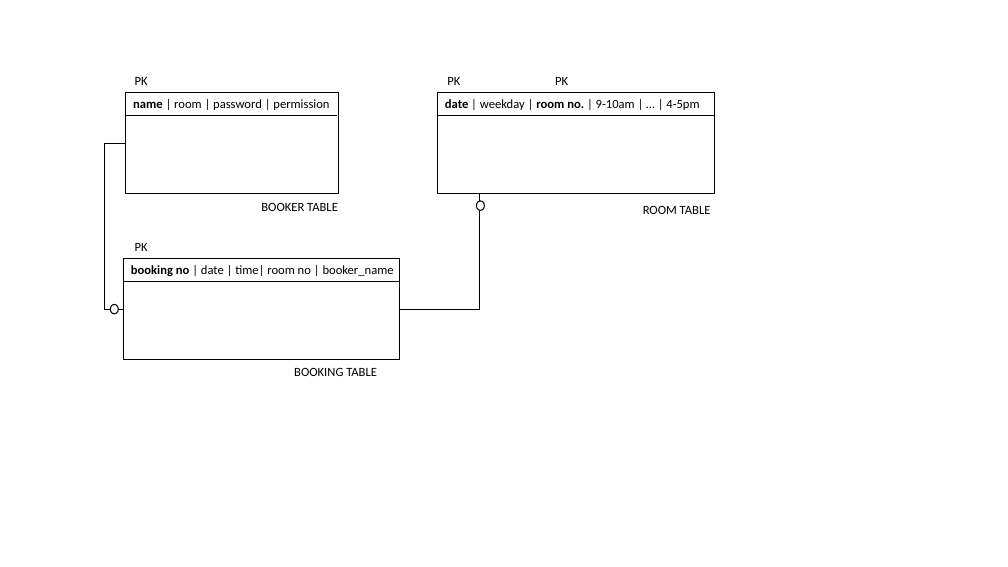
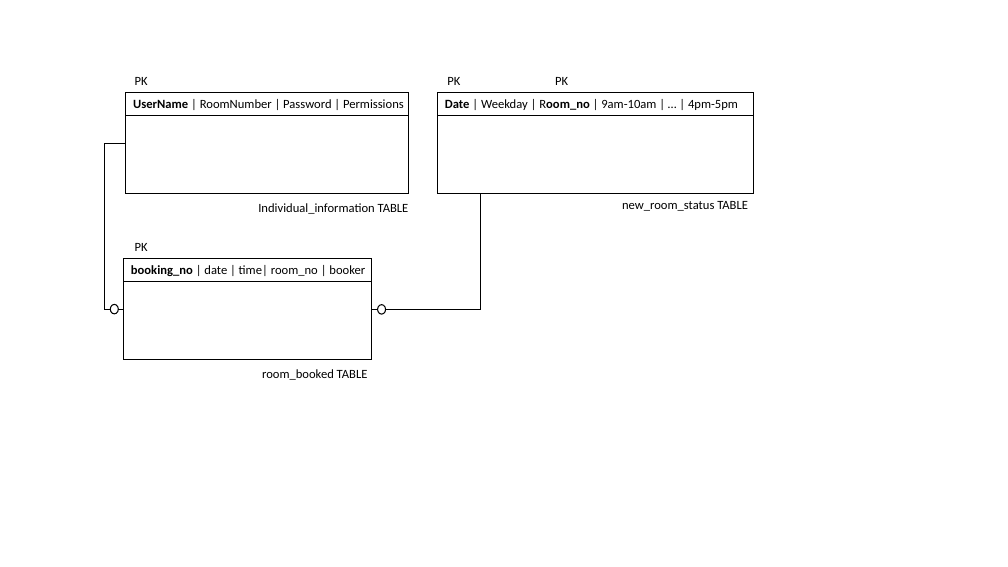
Before and after one commit to n8thangreen/Polished-Fribble, a slide deck: slide 1 of new_ng/polished-fribble.pptx. Drawn at 1008x567 pixels with LibreOffice and Linux fonts; fonts in the diff are those of the drawing. Boxes give left, top, right and bottom in pixels: in the first picture for what was removed or moved away, otherwise in the second. Text is boxed around its words. In the diff, an @@ line names an element or a change of style, - is before the commit and + after.

```diff
--- a/new_ng/polished-fribble.pptx
+++ b/new_ng/polished-fribble.pptx
@@ rectangle: place and size @@
-rectangle at box(126, 92, 339, 194)
+rectangle at box(126, 92, 409, 194)
@@ line moved from (126, 115) - (337, 115) to (126, 115) - (409, 115) @@
@@ text at box(133, 99, 404, 108): text changed @@
-name | room | password | permission
+UserName | RoomNumber | Password | Permissions
@@ rectangle: place and size @@
-rectangle at box(438, 92, 715, 194)
+rectangle at box(438, 92, 755, 194)
@@ line moved from (438, 115) - (715, 115) to (438, 115) - (754, 115) @@
@@ text at box(445, 99, 738, 110): text changed @@
-date | weekday | room no. | 9-10am | … | 4-5pm
+Date | Weekday | Room_no | 9am-10am | … | 4pm-5pm
@@ text at box(258, 203, 409, 214): text changed @@
-BOOKER TABLE
+Individual_information TABLE
@@ elbow line moved from (399, 309) - (480, 194) to (371, 309) - (480, 194) @@
@@ text at box(622, 201, 748, 211): text changed @@
-ROOM TABLE
+new_room_status TABLE
@@ rectangle: place and size @@
-rectangle at box(123, 259, 399, 360)
+rectangle at box(123, 259, 371, 360)
@@ text at box(131, 265, 365, 276): text changed @@
-booking no | date | time| room no | booker_name
+booking_no | date | time| room_no | booker
@@ line moved from (123, 281) - (399, 281) to (123, 281) - (371, 281) @@
@@ freeform shape: place and size @@
-freeform shape at box(476, 201, 485, 211)
+freeform shape at box(377, 305, 386, 315)
@@ text at box(262, 369, 368, 380): text changed @@
-BOOKING TABLE
+room_booked TABLE
```
Also in this commit, not shown: 3 other files.
